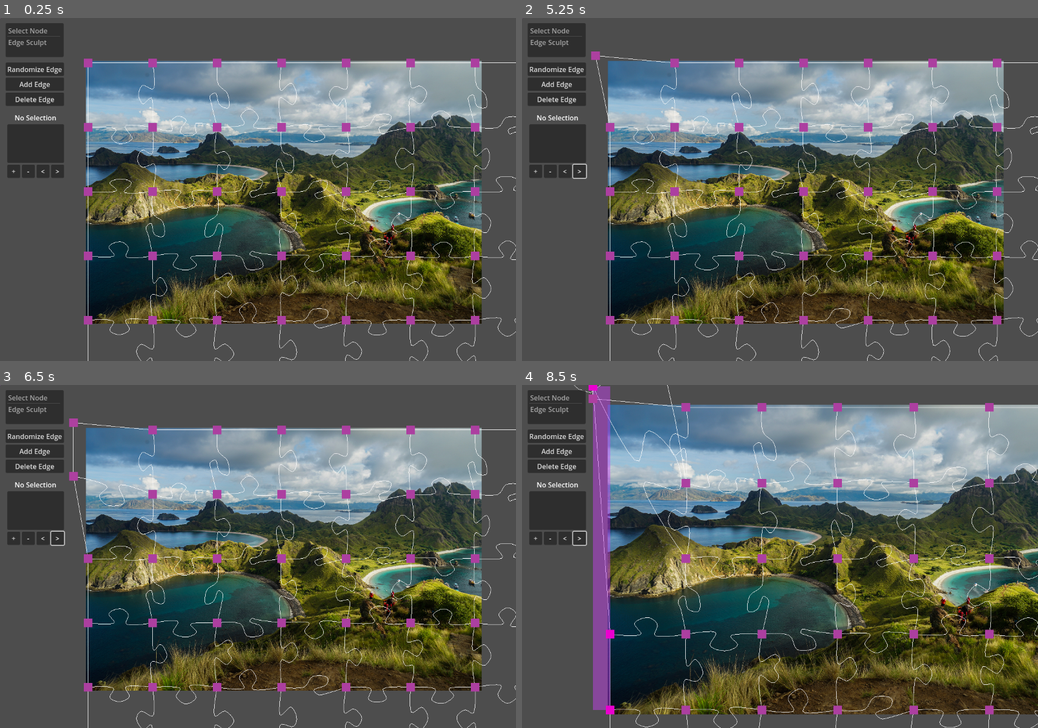
Above: before the commit, frames 1-4 (two rows, left to right).
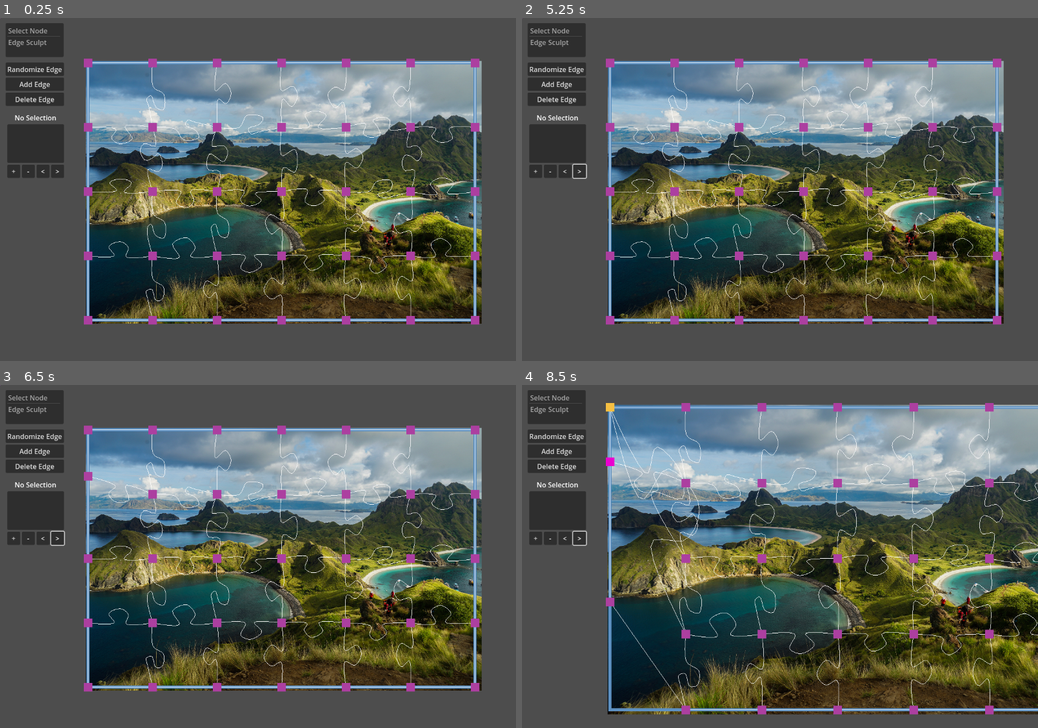
Above: after the commit, the same moments.

Repository: kreibaum/puzzle-shark
Game: Godot game, scene res://editor.tscn
Same seed, same stepped clock (60 frames per second), same inputs: the game is played once before the commit and once after it.
Inputs (mouse positions are in pixels of both pictures, inside the frame that each line leads up to):
- Up to frame 1 (0.25 s): no input
- Up to frame 2 (5.25 s): click (558, 69) at 0.5 s, where only the run after the commit has a clickable "Randomize Edge"; click (558, 83) at 1.25 s, where only the run after the commit has a clickable "Add Edge"; click (537, 172) at 2 s, where only the run after the commit has a clickable "+"; click (552, 172) at 2.75 s, where only the run after the commit has a clickable "-"; click (563, 172) at 3.5 s, where only the run after the commit has a clickable "<"; click (578, 172) at 4.25 s, where only the run after the commit has a clickable ">"; tap Enter at 5 s; drag from (609, 62) to (522, 18) at 5.02 s
- Up to frame 3 (6.5 s): tap Space at 5.75 s; drag from (87, 494) to (0, 385) at 5.77 s
- Up to frame 4 (8.5 s): tap Enter at 6.5 s; move the mouse to (609, 559) at 6.52 s; hold Mouse wheel up (ZoomOut) 6.53-7.25 s; click (609, 559) at 6.67 s; drag from (609, 635) to (594, 460) at 7.27 s; drag from (609, 710) to (594, 385) at 8.02 s

The runs differ from the first frame. In frame 1, 5.0% of the frame differs, in the area x 16-100%, y 12-100%; in frame 2, 5.2%; in frame 3, 5.4%; in frame 4, 8.6%, in the area x 10-100%, y 0-100%.

Commit message:
step 2: add bounding box and project all handle movements onto it

Diff:
--- a/PuzzleCanvas/PuzzleCanvas.gd
+++ b/PuzzleCanvas/PuzzleCanvas.gd
@@ -8,7 +8,8 @@
 
 @onready var selection_box = $SelectionBox
 
-var points = {}
+var bbox: Rect2
+var positions = {}
 var edges = []
 
 var current_hover = null
@@ -21,15 +22,39 @@
 ## Triggered when the selection changes.
 signal selection_changed
 
+func set_bbox(rect: Rect2):
+	bbox = rect
+	var points = PackedVector2Array()
+	points.append(bbox.position)
+	points.append(bbox.position + Vector2(bbox.size.x, 0))
+	points.append(bbox.position + bbox.size)
+	points.append(bbox.position + Vector2(0, bbox.size.y))
+	points.append(bbox.position)
+	$BBox/Line2D.points = points
+	update_zoom(camera.zoom)
+
+func update_zoom(zoom):
+	$BBox/Line2D.width = 7 / zoom.x
+
+## Project a point onto the puzzle canvas
+func project_onto_bbox(point: Vector2):
+	var projected_point = point.clamp(bbox.position, bbox.position + bbox.size)
+	return projected_point
+
+
 func _ready():
-	var w = 50
-	var h = 50
+	var w = 7
+	var h = 5
+
+	var sharp_bbox = Rect2(Vector2(205, 105), Vector2((w-1) * 150, (h-1) * 150))
+	set_bbox(sharp_bbox)
+	camera.zoom_changed.connect(update_zoom)
 
 	for x in range(0, w):
 		for y in range(0, h):
 			var handle = handle_scene.instantiate()
-			points[Vector2i(x, y)] = handle
-			handle.position = Vector2(150 * x + 205, 150 * y + 105)
+			positions[Vector2i(x, y)] = handle
+			move_handle_to(handle, Vector2(150 * x + 205, 150 * y + 105))
 			handle.z_index = 2
 			handle.camera = camera
 
@@ -41,19 +66,17 @@
 
 	for x in range(1, w):
 		for y in range(0, h):
-			var edge = create_edge(points[Vector2i(x - 1, y)], points[Vector2i(x, y)])
+			var edge = create_edge(positions[Vector2i(x - 1, y)], positions[Vector2i(x, y)])
 			if y == 0 or y == h - 1:
 				edge.make_straight()
 
 	for x in range(0, w):
 		for y in range(1, h):
-			var edge = create_edge(points[Vector2i(x, y - 1)], points[Vector2i(x, y)])
+			var edge = create_edge(positions[Vector2i(x, y - 1)], positions[Vector2i(x, y)])
 			if x == 0 or x == w - 1:
 				edge.make_straight()
 
-## Project a point onto the puzzle canvas
-func project_onto_canvas(point: Vector2):
-	return point
+
 
 ## Creates an edge between the two handles.
 func create_edge(left: DragDropHandle, right: DragDropHandle) -> Edge:
@@ -97,7 +120,7 @@
 ## the bounding box, project the handle onto it. *All* modifications
 ## of a handle's position should go through this function.
 func move_handle_to(handle: DragDropHandle, target_position: Vector2):
-	var new_position = project_onto_canvas(target_position)
+	var new_position = project_onto_bbox(target_position)
 	if handle.position != new_position:
 		handle.position = new_position
 		handle.position_changed.emit()
--- a/PuzzleCanvas/puzzle_canvas.tscn
+++ b/PuzzleCanvas/puzzle_canvas.tscn
@@ -60,3 +60,11 @@
 script = ExtResource("4_4oj1y")
 frequency = 0.0
 template_name = "Strait"
+
+[node name="BBox" type="Node2D" parent="."]
+
+[node name="Line2D" type="Line2D" parent="BBox"]
+width = 6.0
+default_color = Color(0.368627, 0.568627, 0.760784, 1)
+begin_cap_mode = 1
+end_cap_mode = 1
--- a/UI/SelectState.gd
+++ b/UI/SelectState.gd
@@ -84,7 +84,7 @@
 		var mouse_position = canvas.get_global_mouse_position()
 		var delta = mouse_position - drag_position
 		canvas.move_selected_handles_by(delta)
-		drag_position = mouse_position
+		drag_position = canvas.project_onto_bbox(mouse_position)
 
 	if event.button_mask == MOUSE_BUTTON_MASK_LEFT:
 		canvas.selection_box.move_selection()
